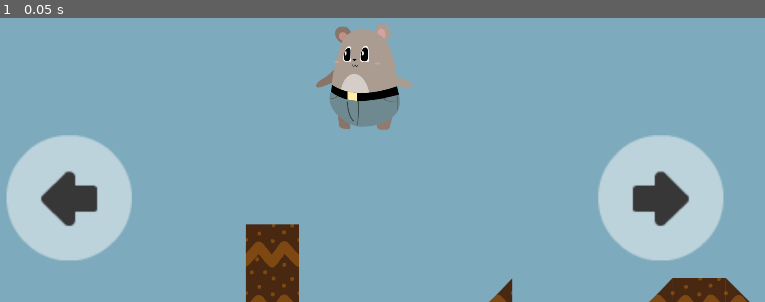
Above: before the commit, frame 1.
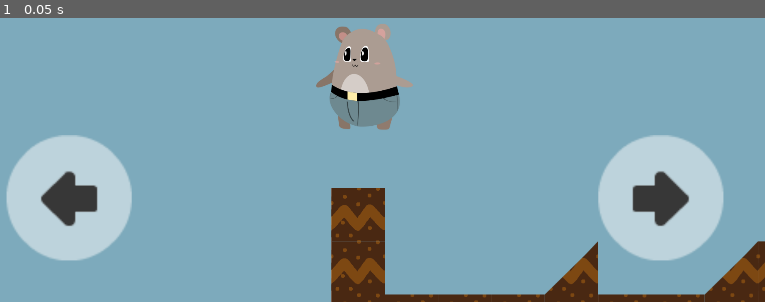
Above: after the commit, the same moment.

Repository: arnaudcoj/buttbutt_adventures
Game: Godot game, scene res://levels/DebugLevel.tscn
Same seed, same stepped clock (60 frames per second), same inputs: the game is played once before the commit and once after it.
Inputs:
- Up to frame 1 (0.05 s): no input

The runs differ from the first frame. In frame 1, 7.7% of the frame differs, in the area x 32-100%, y 59-100%.

Commit message:
Add simple goal area

Diff:
--- a/sources/entities/buttbutt/buttbutt.gd
+++ b/sources/entities/buttbutt/buttbutt.gd
@@ -1,6 +1,7 @@
 extends KinematicBody2D
 
 signal dead
+signal goal
 
 var velocity := Vector2()
 
@@ -14,7 +15,14 @@
 		return $RightGroundRaycast.get_collision_normal()
 	return null
 
-func _on_area_entered(area):
-	emit_signal("dead")
-	#DEBUG
-	get_tree().reload_current_scene()
+func _on_area_entered(area : Area2D):
+	if area.is_in_group("death"):
+		print("dead")
+		emit_signal("dead")
+		#DEBUG
+		get_tree().reload_current_scene()
+	elif area.is_in_group("goal"):
+		print("goal")
+		emit_signal("goal")
+		#DEBUG
+		get_tree().reload_current_scene()
--- /dev/null
+++ b/sources/levels/DeathZone.tscn
@@ -0,0 +1,16 @@
+[gd_scene format=2]
+
+[node name="DeathZone" type="Area2D" groups=[
+"death",
+]]
+position = Vector2( 2351.02, 6005.07 )
+input_pickable = true
+gravity_vec = Vector2( 0, 1 )
+gravity = 98.0
+linear_damp = 0.1
+angular_damp = 1.0
+audio_bus_override = false
+audio_bus_name = "Master"
+__meta__ = {
+"_edit_group_": true
+}
--- a/sources/levels/DebugLevel.tscn
+++ b/sources/levels/DebugLevel.tscn
@@ -1,16 +1,23 @@
-[gd_scene load_steps=6 format=2]
+[gd_scene load_steps=9 format=2]
 
 [ext_resource path="res://levels/Level.tscn" type="PackedScene" id=1]
 [ext_resource path="res://levels/tilesets/debug_tileset.tres" type="TileSet" id=2]
 [ext_resource path="res://entities/buttbutt/ButtButt.tscn" type="PackedScene" id=3]
 [ext_resource path="res://GUI/ControlCanvas/ControlCanvas.tscn" type="PackedScene" id=4]
+[ext_resource path="res://levels/DeathZone.tscn" type="PackedScene" id=5]
+[ext_resource path="res://levels/GoalZone.tscn" type="PackedScene" id=6]
 
 [sub_resource type="RectangleShape2D" id=1]
 
 custom_solver_bias = 0.0
-extents = Vector2( 16061.9, 1335.06 )
+extents = Vector2( 6441.5, 460.863 )
 
-[node name="Level" instance=ExtResource( 1 )]
+[sub_resource type="CircleShape2D" id=2]
+
+custom_solver_bias = 0.0
+radius = 75.4213
+
+[node name="Level" index="0" instance=ExtResource( 1 )]
 
 [node name="TileMap" type="TileMap" parent="." index="0"]
 mode = 0
@@ -29,10 +36,10 @@
 collision_mask = 1
 occluder_light_mask = 1
 format = 1
-tile_data = PoolIntArray( 17, 0, 0, 18, 0, 0, 19, 0, 0, 20, 0, 0,  …(1074 unchanged characters)…
+tile_data = PoolIntArray( -65517, 6, 0, 17, 0, 0, 18, 0, 0, 19, 0, 0, 20, 0, 0,  …(1074 unchanged characters)…
 
 [node name="ButtButt" parent="." index="1" instance=ExtResource( 3 )]
-position = Vector2( 285.985, 157.637 )
+position = Vector2( 80.6357, 245.896 )
 
 [node name="StaticBody2D" type="StaticBody2D" parent="." index="2"]
 position = Vector2( 169.084, 987.198 )
@@ -55,15 +62,14 @@
 
 [node name="ControlCanvas" parent="CanvasLayer" index="0" instance=ExtResource( 4 )]
 
-[node name="DeathZone" type="Area2D" parent="." index="4"]
-position = Vector2( 2351.02, 6005.07 )
-input_pickable = true
-gravity_vec = Vector2( 0, 1 )
-gravity = 98.0
-linear_damp = 0.1
-angular_damp = 1.0
-audio_bus_override = false
-audio_bus_name = "Master"
+[node name="DeathZone" parent="." index="4" instance=ExtResource( 5 )]
+position = Vector2( 2244.94, 2557.51 )
 
 [node name="CollisionShape2D" type="CollisionShape2D" parent="DeathZone" index="0"]
 shape = SubResource( 1 )
+
+[node name="GoalZone" parent="." index="5" instance=ExtResource( 6 )]
+position = Vector2( 2388.29, -103.464 )
+
+[node name="CollisionShape2D" type="CollisionShape2D" parent="GoalZone" index="0"]
+shape = SubResource( 2 )
--- /dev/null
+++ b/sources/levels/GoalZone.tscn
@@ -0,0 +1,15 @@
+[gd_scene format=2]
+
+[node name="GoalZone" type="Area2D" groups=[
+"goal",
+]]
+input_pickable = true
+gravity_vec = Vector2( 0, 1 )
+gravity = 98.0
+linear_damp = 0.1
+angular_damp = 1.0
+audio_bus_override = false
+audio_bus_name = "Master"
+__meta__ = {
+"_edit_group_": true
+}
